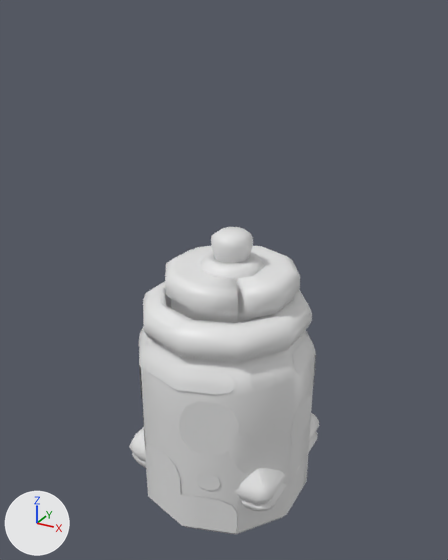
Before and after pictures for a commit that changed the FBX model Assets/MaskMaker/Models/Environment/Props/sm_Flasks.fbx.
Both versions are drawn from a 50 mm camera at (1.6, -2.94, 2.07) aimed at (-0.05, 0.05, 0.57). The axes (+X, +Y, +Z) are drawn at lower left. The lights are the same throughout. Vertices at the same position are counted once.

In view in the first picture: 'sm_Flask_003', 'sm_Flask_004', 'sm_Flask_006', 'sm_Flask_007', 'sm_Flask_008'.
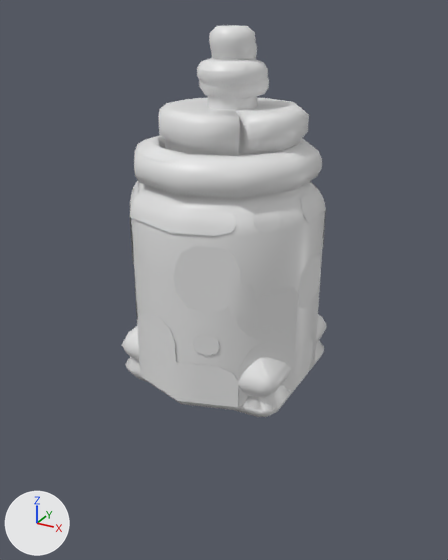
Pixel boxes (x1, y1, x2, y2) of what changed, in the pictures (448 x 560 px):
'sm_Flask_006', mesh moved
    before: (138, 245, 316, 534)
    after: (130, 98, 326, 410)
'sm_Flask_007', mesh moved
    before: (200, 228, 262, 282)
    after: (197, 25, 268, 111)
'sm_Flask_003', mesh moved
    before: (129, 413, 319, 504)
    after: (122, 314, 326, 397)
'sm_Flask_004', mesh moved
    before: (132, 281, 318, 511)
    after: (125, 340, 324, 417)
'sm_Flask_008', mesh moved
    before: (214, 227, 264, 268)
    after: (199, 43, 269, 106)

Edits to the bpy script that builds the scene:
```text
Change me_sm_flask_004:
    where me_sm_flask_004.from_pydata(...)  # 1002 vertices, 811 faces; spans x -0.514..0.514, y -0.423..0.442, z -0.664..0.665
    used by ob_sm_flask_004; location = (0.0, 0.0, 0.0)
    me_sm_flask_004 part 4: the whole mesh is moved by (0.0, 0.0, 0.674)
Change me_sm_flask_006:
    where me_sm_flask_006.from_pydata(...)  # 864 vertices, 680 faces; spans x -0.54..0.52, y -0.55..0.57, z -0.91..0.68
    used by ob_sm_flask_006; location = (0.0, 0.0, 0.0)
    me_sm_flask_006 part 3: the whole mesh is moved by (0.0, 0.0, 0.91)
Change me_sm_flask_007:
    where me_sm_flask_007.from_pydata(...)  # 625 vertices, 503 faces; spans x -0.26..0.3, y -0.27..0.32, z -1.08..0.89
    used by ob_sm_flask_007; location = (0.0, 0.0, 0.0)
    me_sm_flask_007 part 1: the whole mesh is moved by (0.0, 0.0, 1.09)
Change me_sm_flask_003:
    where me_sm_flask_003.from_pydata(...)  # 1338 vertices, 1142 faces; spans x -0.506..0.504, y -0.447..0.466, z -0.737..0.545
    used by ob_sm_flask_003; location = (0.0, 0.0, 0.0)
    me_sm_flask_003 part 5: the whole mesh is moved by (0.0, 0.0, 0.745)
Change me_sm_flask_008:
    where me_sm_flask_008.from_pydata(...)  # 410 vertices, 386 faces; spans x -0.4..0.43, y -0.39..0.48, z -1.02..0.89
    used by ob_sm_flask_008; location = (0.0, 0.0, 0.0)
    me_sm_flask_008 part 2: the whole mesh is moved by (0.0, 0.0, 1.04)
```
